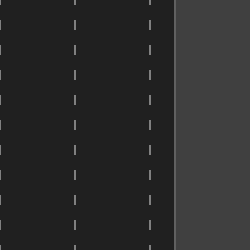
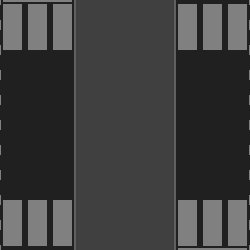
Revision of a layered 250x250 image; what changed, layer by layer:
hid group "medium_line" (3 layers) over <box>3,0,250,250</box>
added group "large_across" with 4 layers above "large_line" over <box>3,0,250,250</box>
added layer "line" (8th of 10, in "large_across") in group "large_across" over <box>3,0,250,250</box>
added layer "transition" (5th of 6, in "large_across") in group "large_across" over <box>3,4,247,246</box>
added layer "border" (8th of 10, in "large_across") in group "large_across" over <box>74,0,174,250</box>
added layer "walk" (8th of 10, in "large_across") in group "large_across" over <box>75,0,174,250</box>
